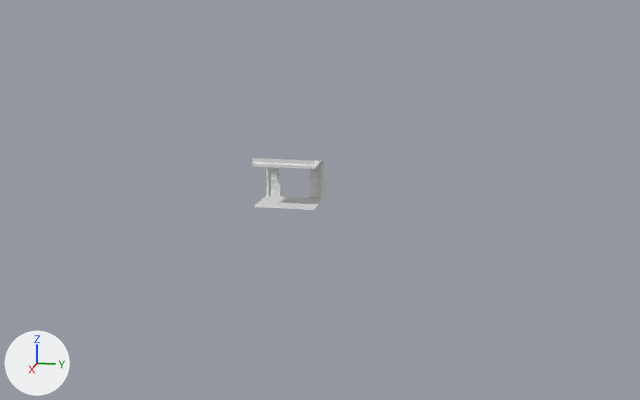
Before and after pictures for a commit that changed the Blender file Assets/Models/Blender/MallMain.blend.
One viewpoint serves both versions: a 50 mm lens placed at (60.5, 32.7, 21.1), pointed at (-11.8, 18.3, 3.1). Lighting does not change. The marker at lower left points along +X, +Y and +Z.

In view in the first picture: 'Wall01.001'.
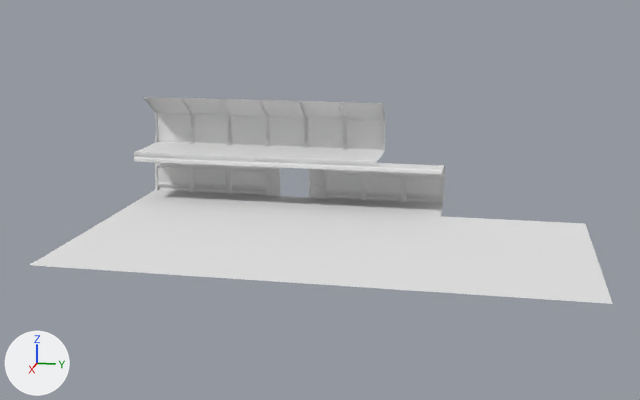
What differs and where, as boxes [x1, y1, x2, y2] in the pictures (640 x 400 px):
'Plane.001', shown
    after: [30, 201, 613, 304]
'Plane.002', added
    after: [252, 100, 386, 164]
'Plane', shown
    after: [134, 97, 268, 159]
'Wall01.002', added
    after: [314, 162, 445, 216]
'Wall01', shown
    after: [134, 155, 267, 207]

The change, as a list of edits to the scene's bpy script:
```text
Add mat_base:
    mat_base = diffuse_material('Base')
    mat_base.base_color = (0.8, 0.8, 0.8)  # white #e7e7e7
Add me_plane_004:
    me_plane_004.from_pydata(...)  # 80 vertices, 62 faces; spans x -5.43..0.0, y -2.0..0.0, z -0.04..4.8
    me_plane_004.materials.append(mat_base)  # white #e7e7e7
Add me_plane_005:
    me_plane_005.from_pydata(...)  # 63 vertices, 49 faces; spans x -6.0..0.0, y -2.0..0.0, z 4.7..10.0
    me_plane_005.materials.append(mat_base)  # white #e7e7e7
Change ob_plane_001:
    remove ob_plane_001.hide_set(True)  # its collection is switched off
Change ob_plane:
    remove ob_plane.hide_set(True)  # its collection is switched off
Change ob_wall01:
    remove ob_wall01.hide_set(True)  # its collection is switched off
Add ob_wall01_002:
    ob_wall01_002 = bpy.data.objects.new('Wall01.002', me_plane_004)
    ob_wall01_002.location = (-20.0, 18.0, 0.0)
    _m = ob_wall01_002.modifiers.new('Mirror', 'MIRROR')
    _m.use_axis = (False, True, False)
    _m = ob_wall01_002.modifiers.new('Array', 'ARRAY')
    _m.count = 3
    _m.constant_offset_displace = (0.0, 0.0, 0.0)
    _m.relative_offset_displace = (0.0, 1.0, 0.0)
Add ob_plane_002:
    ob_plane_002 = bpy.data.objects.new('Plane.002', me_plane_005)
    ob_plane_002.location = (-20.0, 12.0, 0.0)
    _m = ob_plane_002.modifiers.new('Mirror', 'MIRROR')
    _m.use_axis = (False, True, False)
    _m.use_clip = True
    _m = ob_plane_002.modifiers.new('Array', 'ARRAY')
    _m.count = 3
    _m.constant_offset_displace = (0.0, 0.0, 0.0)
    _m.relative_offset_displace = (0.0, 1.0, 0.0)
```
